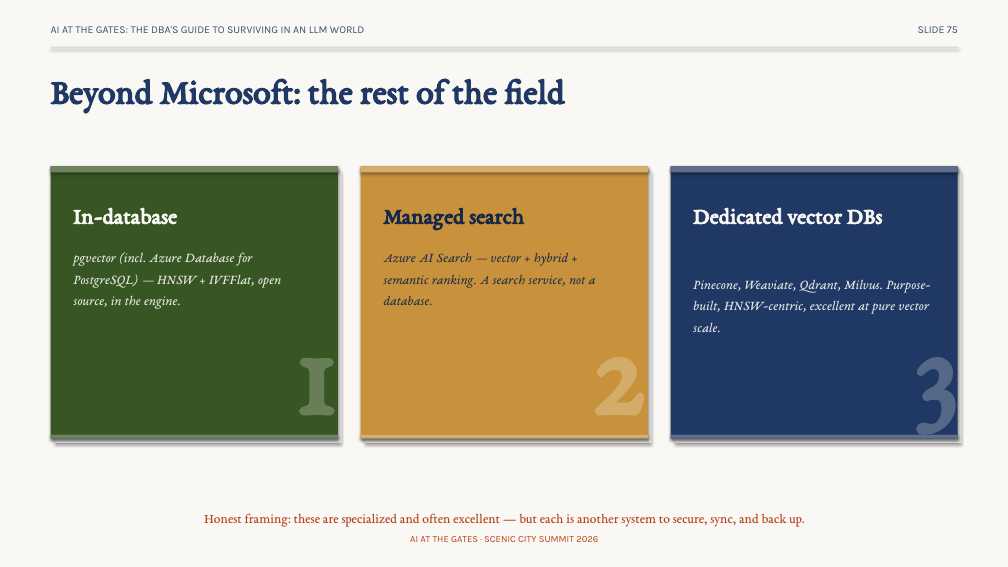
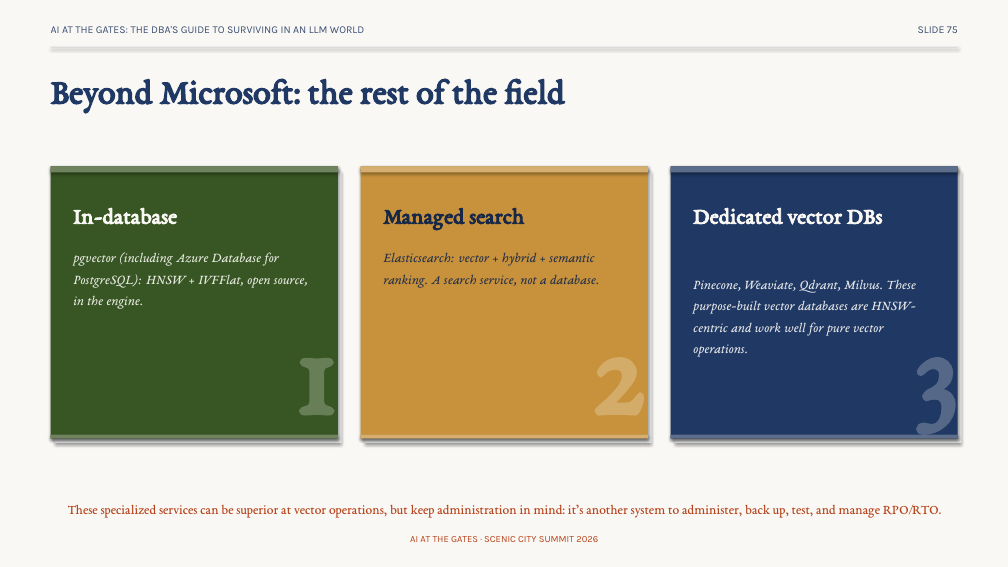
Before and after one commit to feaselkl/AI-at-the-Gates, a slide deck: slide 75 of slides/scenic-city-aigates-precon.pptx. Drawn at 1008x567 pixels with LibreOffice and Linux fonts; fonts in the diff are those of the drawing. Boxes give left, top, right and bottom in pixels: in the first picture for what was removed or moved away, otherwise in the second. Text is boxed around its words. In the diff, an @@ line names an element or a change of style, - is before the commit and + after.

Commit message:
Updating slides

```diff
--- a/slides/scenic-city-aigates-precon.pptx
+++ b/slides/scenic-city-aigates-precon.pptx
@@ text at [73, 252, 308, 309]: text changed @@
-pgvector (incl. Azure Database for PostgreSQL) — HNSW + IVFFlat, open source, in the engine.
+pgvector (including Azure Database for PostgreSQL): HNSW + IVFFlat, open source, in the engine.
@@ text at [383, 253, 599, 288]: text changed @@
-Azure AI Search — vector + hybrid + semantic ranking. A search service, not a database.
+Elasticsearch: vector + hybrid + semantic ranking. A search service, not a database.
@@ text at [693, 279, 916, 357]: text changed @@
-Pinecone, Weaviate, Qdrant, Milvus. Purpose-built, HNSW-centric, excellent at pure vector scale.
+Pinecone, Weaviate, Qdrant, Milvus. These purpose-built vector databases are HNSW-centric and work well for pure vector operations.
@@ text at [68, 504, 942, 518]: text changed @@
-Honest framing: these are specialized and often excellent — but each is another system to secure, sync, and back up.
+These specialized services can be superior at vector operations, but keep administration in mind: it’s another system to administer, back up, test, and manage RPO/RTO.
```
Also in this commit, not shown: 71 other slides changed, 2 slides added, 2 slides removed.
